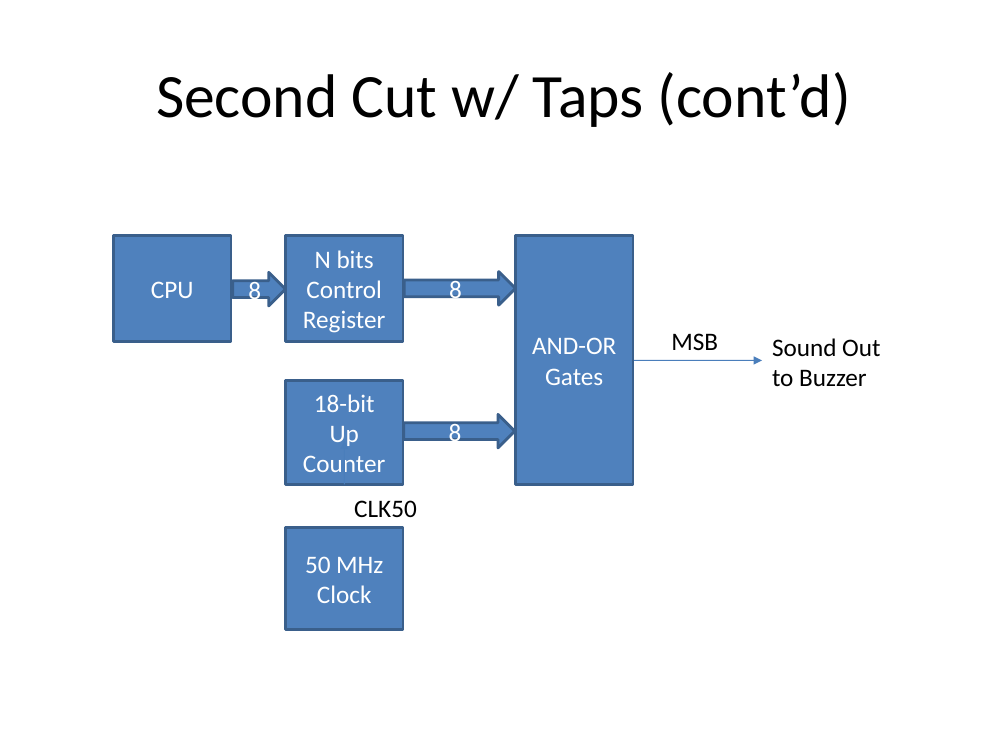
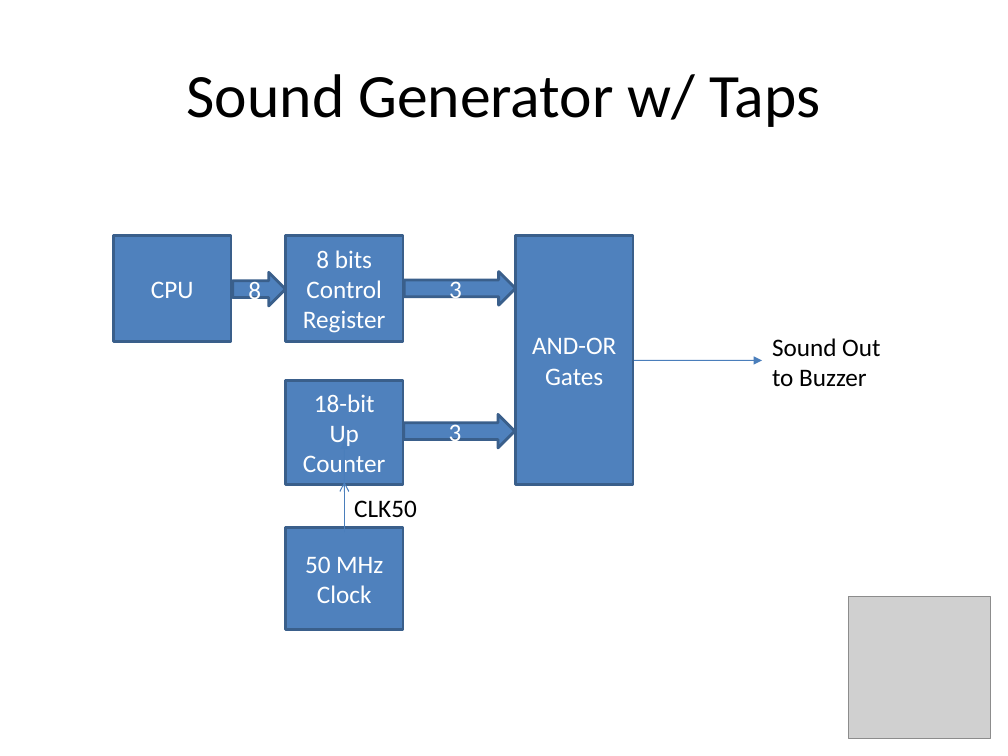
Before and after one commit to douggilliland/MultiComp, a slide deck: slide 18 of MultiComp (VHDL Template)/Components/SoundGen/Documentation/Sound Generator.pptx (slide 13 before the commit). Drawn at 1008x756 pixels with LibreOffice and Linux fonts; fonts in the diff are those of the drawing; grey boxes stand for pictures. Boxes give left, top, right and bottom in pixels: in the first picture for what was removed or moved away, otherwise in the second. Text is boxed around its words. In the diff, an @@ line names an element or a change of style, - is before the commit and + after.

```diff
--- a/MultiComp (VHDL Template)/Components/SoundGen/Documentation/Sound Generator.pptx
+++ b/MultiComp (VHDL Template)/Components/SoundGen/Documentation/Sound Generator.pptx
@@ text at [187,74,820,127]: text changed @@
-Second Cut w/ Taps (cont’d)
+Sound Generator w/ Taps
@@ text in rectangle at [316,250,372,268]: text changed @@
-N bits
+8 bits
@@ text in right arrow at [449,277,462,304]: text changed @@
-8
+3
@@ text removed at [671,333,718,350] @@
-MSB
@@ text in right arrow at [449,420,462,447]: text changed @@
-8
+3
@@ arrow added from (345, 532) to (345, 482), #4B7EBC 0.75 pt @@
@@ picture added at [849,597,991,739] @@
```
Also in this commit, not shown: 30 other slides changed, 27 slides added, 1 slide removed, 5 other files.
